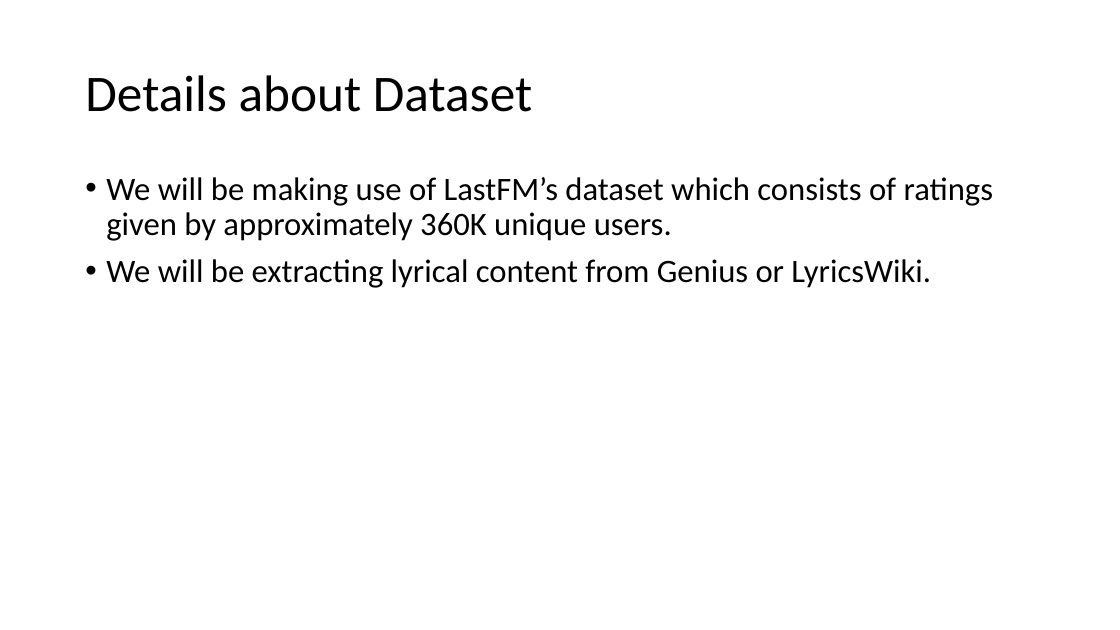
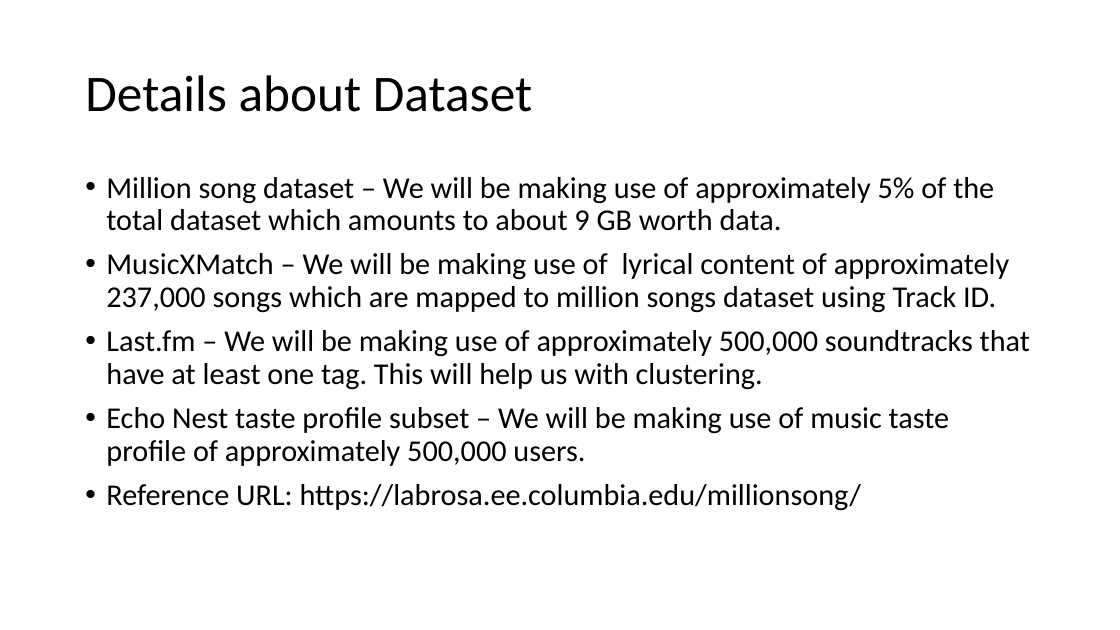
Before and after one commit to chakrabortian/realtimemusicrecommendationapp, a slide deck: slide 5 of Music Recommender - Planning.pptx. Drawn at 1120x630 pixels with LibreOffice and Linux fonts; fonts in the diff are those of the drawing. Boxes give left, top, right and bottom in pixels: in the first picture for what was removed or moved away, otherwise in the second. Text is boxed around its words. In the diff, an @@ line names an element or a change of style, - is before the commit and + after.

```diff
--- a/Music Recommender - Planning.pptx
+++ b/Music Recommender - Planning.pptx
@@ text at [106, 177, 1030, 511]: text changed; size 28 to 25.9 pt @@
-• We will be making use of LastFM’s dataset which consists of ratings given by approximately 360K unique users.
-• We will be extracting lyrical content from Genius or LyricsWiki.
+• Million song dataset – We will be making use of approximately 5% of the total dataset which amounts to about 9 GB worth data.
+• MusicXMatch – We will be making use of lyrical content of approximately 237,000 songs which are mapped to million songs dataset using Track ID.
+• Last.fm – We will be making use of approximately 500,000 soundtracks that have at least one tag. This will help us with clustering.
+• Echo Nest taste profile subset – We will be making use of music taste profile of approximately 500,000 users.
+• Reference URL: https://labrosa.ee.columbia.edu/millionsong/
```
Also in this commit, not shown: 4 other slides changed.
